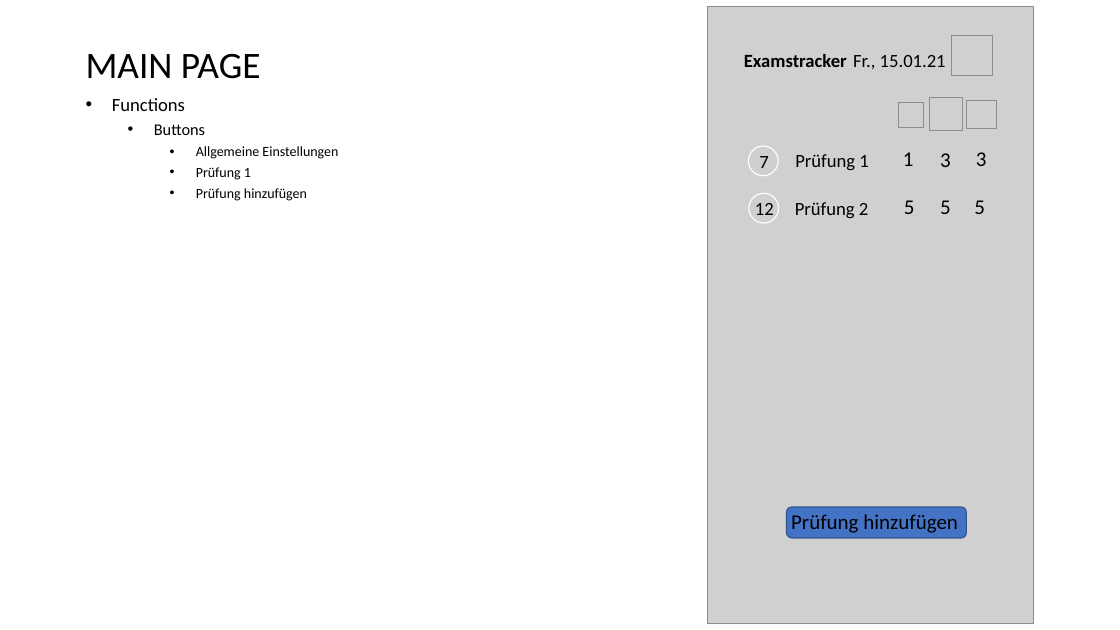
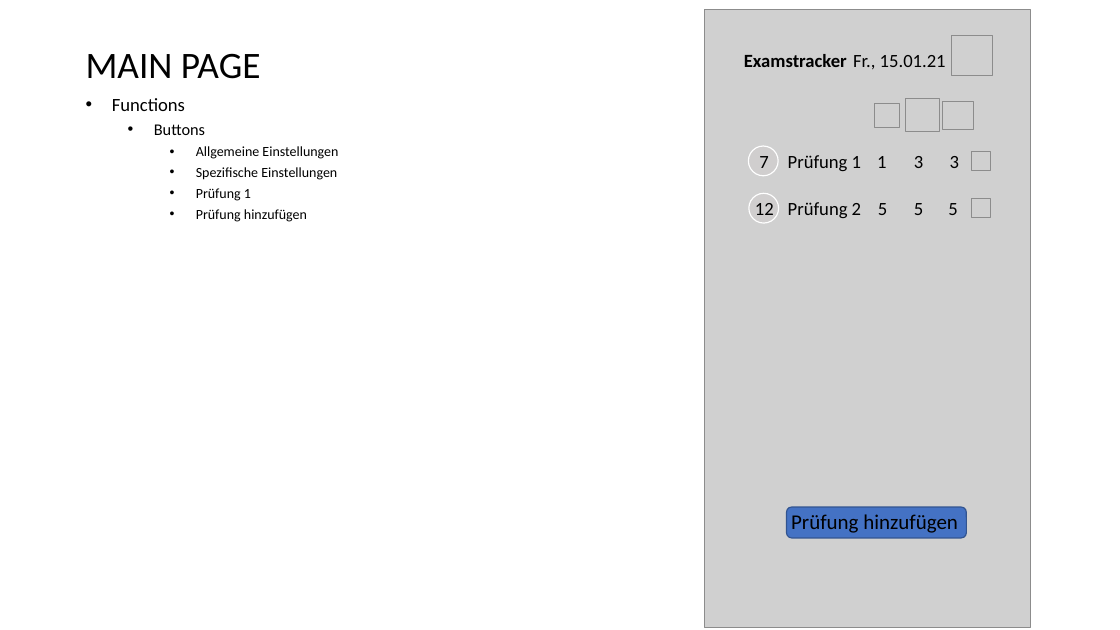
Before and after one commit to felixmeyjr/ExamTrackerAndMore, a slide deck: slide 4 of Design plan.pptx. Drawn at 1120x630 pixels with LibreOffice and Linux fonts; fonts in the diff are those of the drawing; grey boxes stand for pictures. Boxes give left, top, right and bottom in pixels: in the first picture for what was removed or moved away, otherwise in the second. Text is boxed around its words. In the diff, an @@ line names an element or a change of style, - is before the commit and + after.

Commit message:
Add Button spezifische Einstellungen in Main Page

```diff
--- a/Design plan.pptx
+++ b/Design plan.pptx
@@ picture: place and size @@
-picture at bbox=[707, 7, 1033, 624]
+picture at bbox=[704, 10, 1030, 628]
@@ 3 pictures: place and size @@
-3 pictures at bbox=[899, 97, 996, 131]
+3 pictures at bbox=[875, 98, 973, 132]
@@ text "Prüfung 1": place and size @@
-text "Prüfung 1" at bbox=[795, 154, 868, 170]
+text "Prüfung 1" at bbox=[788, 155, 861, 171]
@@ 6 texts: place and size @@
-6 texts at bbox=[903, 152, 987, 214]
+6 texts at bbox=[877, 156, 959, 215]
@@ size 18 to 16 pt in 6 elements at bbox=[914, 156, 923, 168], bbox=[950, 156, 959, 168], bbox=[878, 203, 887, 215], bbox=[914, 203, 923, 215], bbox=[948, 203, 957, 215], bbox=[877, 156, 886, 168] @@
@@ text at bbox=[196, 167, 337, 180]: paragraph added @@
+    • Spezifische Einstellungen
@@ picture added at bbox=[972, 151, 991, 171] @@
@@ text "Prüfung 2": place and size @@
-text "Prüfung 2" at bbox=[795, 202, 868, 218]
+text "Prüfung 2" at bbox=[788, 202, 861, 218]
@@ picture added at bbox=[972, 198, 991, 218] @@
```
Also in this commit, not shown: 2 other slides changed, 1 slide added.
